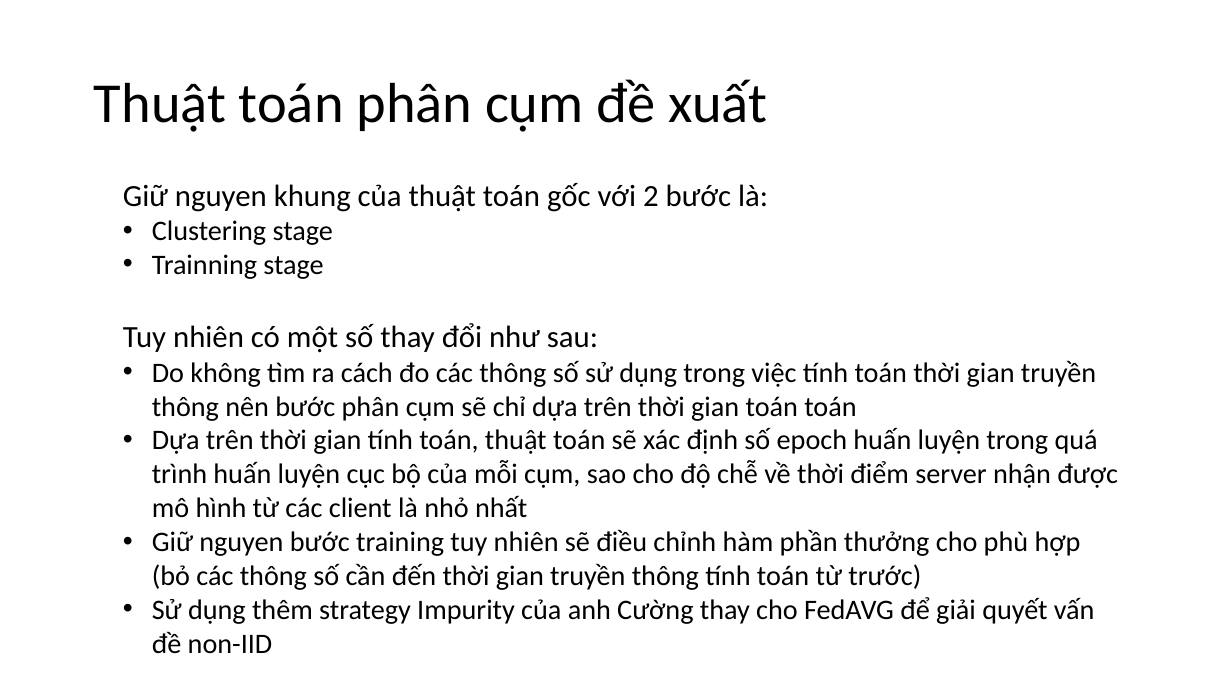
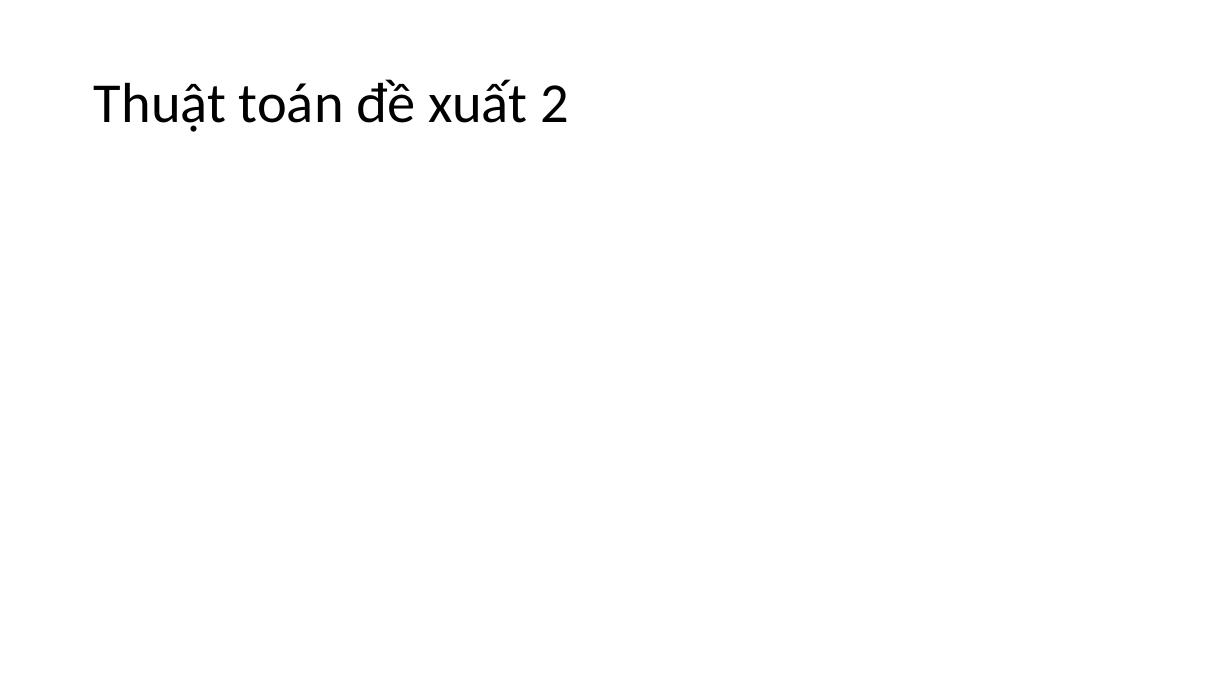
Before and after one commit to HieuHuyNguyenzz/Federated-Learning, a slide deck: slide 19 of Báo cáo FL lần 2/Báo cáo Federated Learning.pptx (slide 13 before the commit). Drawn at 1232x693 pixels with LibreOffice and Linux fonts; fonts in the diff are those of the drawing; grey boxes stand for pictures. Boxes give left, top, right and bottom in pixels: in the first picture for what was removed or moved away, otherwise in the second. Text is boxed around its words. In the diff, an @@ line names an element or a change of style, - is before the commit and + after.

```diff
--- a/Báo cáo FL lần 2/Báo cáo Federated Learning.pptx
+++ b/Báo cáo FL lần 2/Báo cáo Federated Learning.pptx
@@ title at (94,79,569,132): text changed @@
-Thuật toán phân cụm đề xuất
+Thuật toán đề xuất 2
@@ text removed at (123,183,1118,654) @@
-Giữ nguyen khung của thuật toán gốc với 2 bước là:
-• Clustering stage
-• Trainning stage
-Tuy nhiên có một số thay đổi như sau:
-• Do không tìm ra cách đo các thông số sử dụng trong việc tính toán thời gian truyền thông nên bước phân cụm sẽ chỉ dựa trên thời gian toán toán
-• Dựa trên thời gian tính toán, thuật toán sẽ xác định số epoch huấn luyện trong quá trình huấn luyện cục bộ của mỗi cụm, sao cho độ chễ về thời điểm server nhận được mô hình từ các client là nhỏ nhất
-• Giữ nguyen bước training tuy nhiên sẽ điều chỉnh hàm phần thưởng cho phù hợp (bỏ các thông số cần đến thời gian truyền thông tính toán từ trước)
-• Sử dụng thêm strategy Impurity của anh Cường thay cho FedAVG để giải quyết vấn đề non-IID
```
Also in this commit, not shown: 4 other slides changed, 7 slides added, 2 other files.
